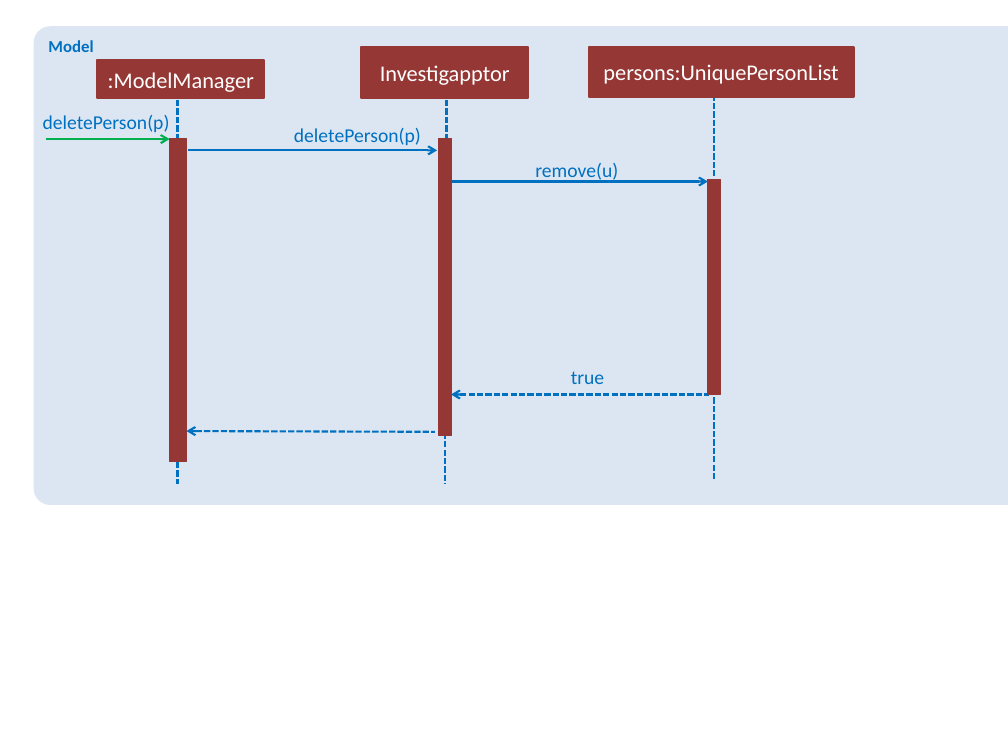
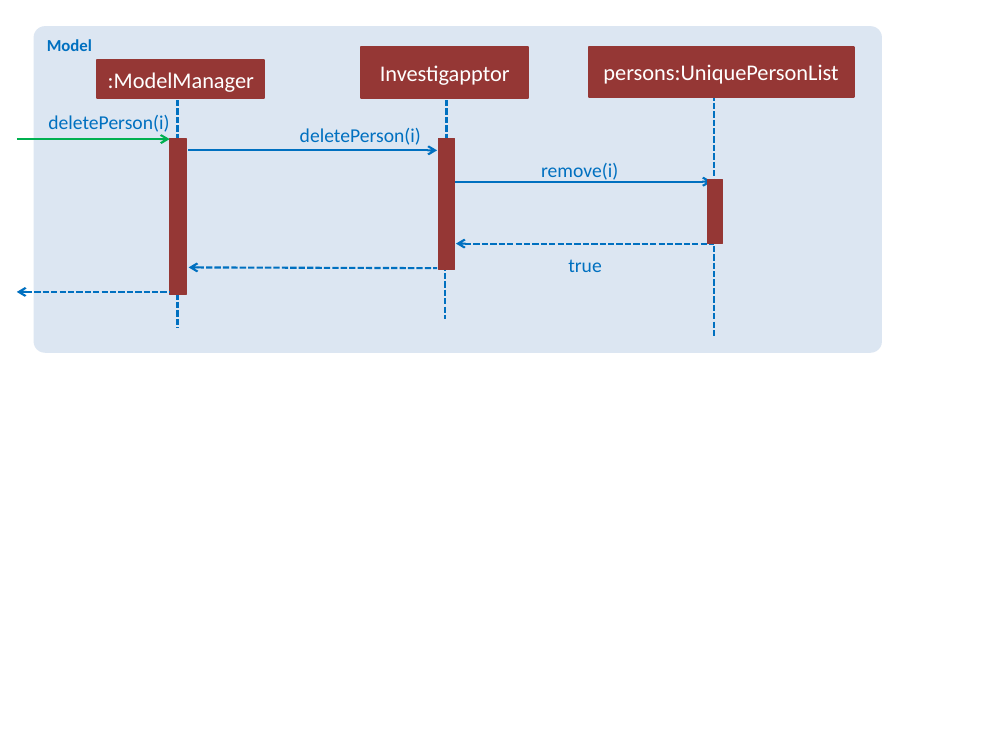
Before and after one commit to quentinkhoo/main, a slide deck: slide 2 of docs/diagrams/DeleteInvestigatorSequenceDiagram.pptx. Drawn at 1008x756 pixels with LibreOffice and Linux fonts; fonts in the diff are those of the drawing. Boxes give left, top, right and bottom in pixels: in the first picture for what was removed or moved away, otherwise in the second. Text is boxed around its words. In the diff, an @@ line names an element or a change of style, - is before the commit and + after.

```diff
--- a/docs/diagrams/DeleteInvestigatorSequenceDiagram.pptx
+++ b/docs/diagrams/DeleteInvestigatorSequenceDiagram.pptx
@@ rounded rectangle "Model": place and size @@
-rounded rectangle "Model" at box(33, 26, 1008, 505)
+rounded rectangle "Model" at box(33, 26, 882, 353)
@@ text at box(48, 115, 169, 135): text changed @@
-deletePerson(p)
+deletePerson(i)
@@ line moved from (177, 100) - (177, 484) to (177, 100) - (177, 328) @@
@@ line moved from (714, 95) - (714, 480) to (714, 95) - (714, 336) @@
@@ arrow moved from (46, 139) - (169, 139) to (17, 139) - (169, 139) @@
@@ rectangle: place and size @@
-rectangle at box(169, 139, 186, 463)
+rectangle at box(169, 139, 185, 294)
@@ text at box(300, 128, 421, 145): text changed @@
-deletePerson(p)
+deletePerson(i)
@@ rectangle: place and size @@
-rectangle at box(438, 139, 452, 435)
+rectangle at box(438, 139, 455, 270)
@@ line moved from (445, 155) - (445, 484) to (445, 155) - (445, 320) @@
@@ text at box(541, 163, 618, 183): text changed @@
-remove(u)
+remove(i)
@@ rectangle: place and size @@
-rectangle at box(708, 179, 721, 395)
+rectangle at box(708, 179, 723, 244)
@@ arrow moved from (451, 181) - (708, 181) to (455, 181) - (712, 181) @@
@@ arrow moved from (186, 431) - (435, 431) to (188, 267) - (437, 268) @@
@@ arrow moved from (451, 394) - (709, 394) to (456, 244) - (714, 244) @@
@@ text "true": place and size @@
-text "true" at box(571, 371, 604, 384)
+text "true" at box(568, 259, 601, 272)
@@ arrow added from (169, 292) to (17, 292), #0070C0 1.5 pt dashed @@
```
Also in this commit, not shown: 1 other slide changed, 3 slides added, 1 slide removed, 11 other files.
